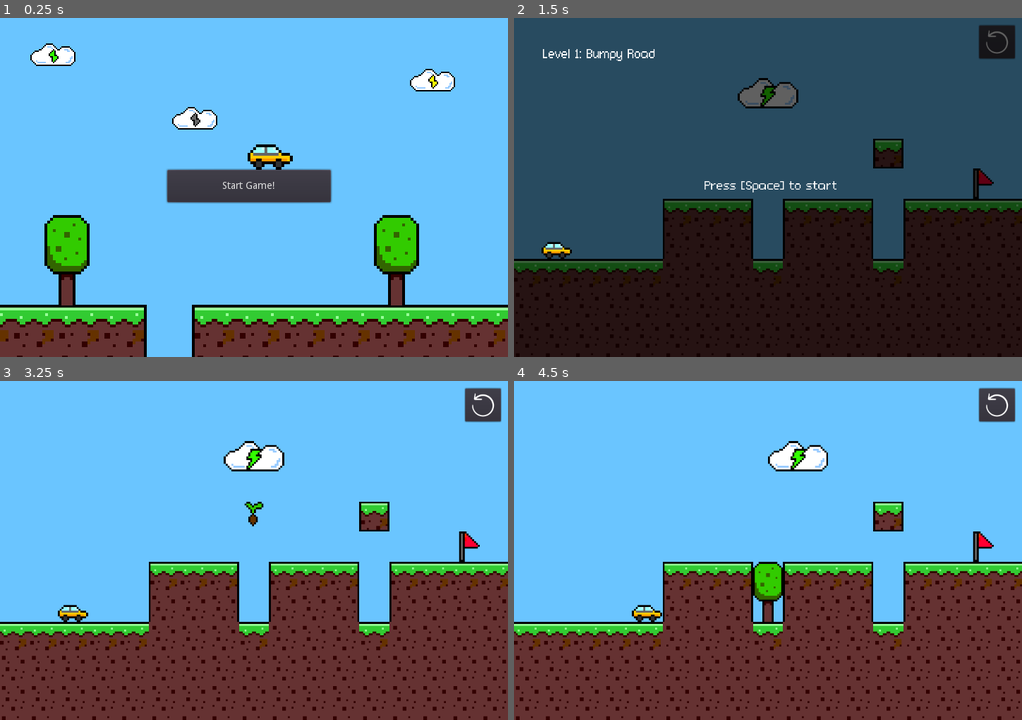
Above: before the commit, frames 1-4 (two rows, left to right).
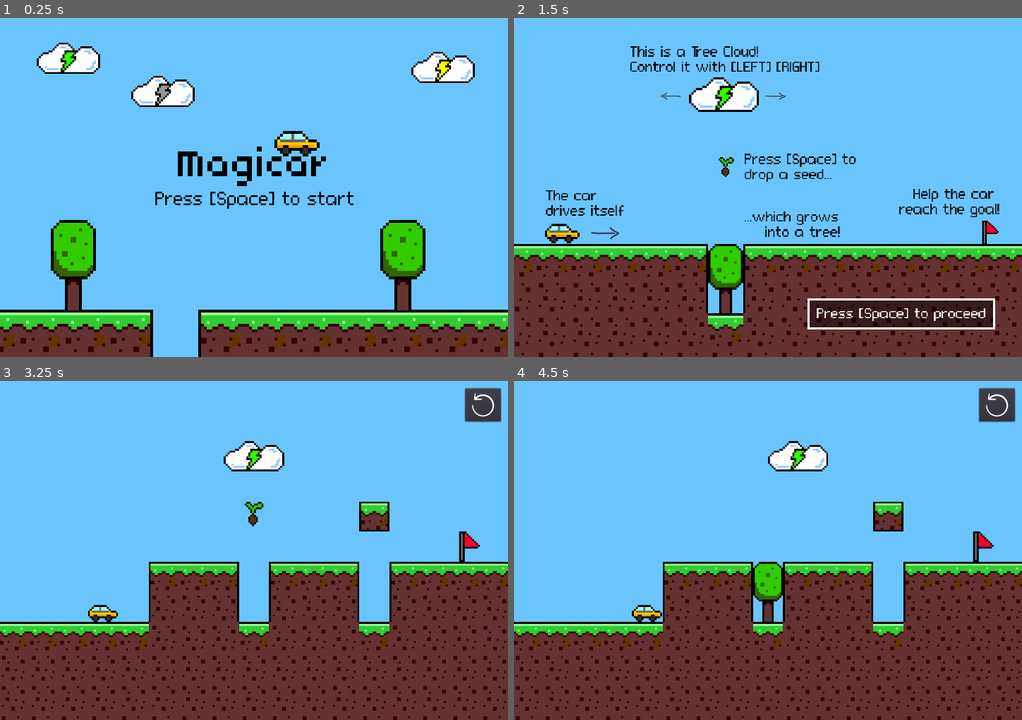
Above: after the commit, the same moments.

Repository: shiroxkuro77/Gamecraft2022
Game: Godot game, scene res://scene/game_start.tscn
Same seed, same stepped clock (60 frames per second), same inputs: the game is played once before the commit and once after it.
Inputs (mouse positions are in pixels of both pictures, inside the frame that each line leads up to):
- Up to frame 1 (0.25 s): no input
- Up to frame 2 (1.5 s): click (762, 187) at 0.5 s, where only the run before the commit has a clickable "Start Game!"; tap Space (execute) at 1.25 s; hold Right (move_right) from 1.28 s (still down); tap C (c) at 1.35 s
- Up to frame 3 (3.25 s): tap Space (execute) at 1.55, 2.75, 2.85 s; release Right (move_right) at 2 s; click (482, 404) at 2 s; hold Left (move_left) from 2.78 s (still down); tap X (x) at 3.05 s
- Up to frame 4 (4.5 s): release Left (move_left) at 3.53 s; hold Right (move_right) from 3.53 s (still down); tap X (x) at 3.6 s; tap Z (z) at 3.8, 4.35 s

The runs differ from the first frame. In frame 1, 18% of the frame differs, in the area x 0-100%, y 7-100%; in frame 2, 96%, in the area x 0-100%, y 0-100%; in frame 3, 0.4%; in frame 4, nothing differs.

Commit message:
updated game start scene

Diff:
--- a/scene/game_start.tscn
+++ b/scene/game_start.tscn
@@ -1,19 +1,20 @@
-[gd_scene load_steps=15 format=2]
+[gd_scene load_steps=18 format=2]
 
 [ext_resource path="res://script/game_start.gd" type="Script" id=1]
-[ext_resource path="res://fonts/poco/Poco.tres" type="DynamicFont" id=2]
-[ext_resource path="res://assets/clouds/cloud-grey(128x64).png" type="Texture" id=3]
-[ext_resource path="res://assets/clouds/cloud-green(128x64).png" type="Texture" id=4]
+[ext_resource path="res://assets/clouds/cloud-yellow-v2(128x64).png" type="Texture" id=3]
+[ext_resource path="res://assets/clouds/cloud-grey-v2(128x64).png" type="Texture" id=4]
 [ext_resource path="res://assets/trees/tree(64x128).png" type="Texture" id=5]
-[ext_resource path="res://assets/clouds/cloud-yellow(128x64).png" type="Texture" id=6]
+[ext_resource path="res://assets/clouds/cloud-green-v2(128x64).png" type="Texture" id=6]
 [ext_resource path="res://assets/terrain/land_terrain(16x16).png" type="Texture" id=7]
+[ext_resource path="res://fonts/connection/Connection.otf" type="DynamicFontData" id=8]
 [ext_resource path="res://assets/terrain/land_terrain(64x64).png" type="Texture" id=9]
 [ext_resource path="res://assets/Background_2.png" type="Texture" id=10]
 [ext_resource path="res://assets/car/car(64x64).png" type="Texture" id=11]
+[ext_resource path="res://fonts/poco/Poco.ttf" type="DynamicFontData" id=12]
 
 [sub_resource type="Animation" id=7]
 resource_name = "CarAnimation"
-length = 1.4
+length = 1.2
 loop = true
 tracks/0/type = "value"
 tracks/0/path = NodePath("CarSprite:position")
@@ -22,10 +23,10 @@
 tracks/0/imported = false
 tracks/0/enabled = true
 tracks/0/keys = {
-"times": PoolRealArray( 0, 0.7, 1.4 ),
+"times": PoolRealArray( 0, 0.6, 1.2 ),
 "transitions": PoolRealArray( 1, 1, 1 ),
 "update": 0,
-"values": [ Vector2( 365, 183 ), Vector2( 415, 183 ), Vector2( 365, 183 ) ]
+"values": [ Vector2( 394, 157 ), Vector2( 437, 157 ), Vector2( 394, 157 ) ]
 }
 
 [sub_resource type="Animation" id=8]
@@ -257,16 +258,17 @@
 13/shapes = [  ]
 13/z_index = 0
 
+[sub_resource type="DynamicFont" id=10]
+size = 70
+font_data = ExtResource( 12 )
+
+[sub_resource type="DynamicFont" id=11]
+size = 24
+font_data = ExtResource( 8 )
+
 [node name="Control2" type="Node2D"]
+position = Vector2( 9, 7 )
 script = ExtResource( 1 )
-
-[node name="Button" type="Button" parent="."]
-margin_left = 237.0
-margin_top = 215.0
-margin_right = 469.0
-margin_bottom = 261.0
-text = "Start Game!"
-script = ExtResource( 2 )
 
 [node name="AnimationPlayer" type="AnimationPlayer" parent="."]
 autoplay = "CarAnimation"
@@ -274,6 +276,7 @@
 anims/RESET = SubResource( 8 )
 
 [node name="Sky Bg" type="TileMap" parent="."]
+position = Vector2( -10, 0 )
 z_index = -5
 tile_set = SubResource( 5 )
 cell_size = Vector2( 16, 16 )
@@ -295,23 +298,43 @@
 position = Vector2( 562, 343 )
 texture = ExtResource( 5 )
 
+[node name="TreeCloudSprite" type="Sprite" parent="."]
+position = Vector2( 88, 50 )
+scale = Vector2( 0.7, 0.7 )
+texture = ExtResource( 6 )
+
+[node name="LightningCloudSprite" type="Sprite" parent="."]
+position = Vector2( 619, 63 )
+scale = Vector2( 0.7, 0.7 )
+texture = ExtResource( 3 )
+
+[node name="TornadoCloudSprite" type="Sprite" parent="."]
+position = Vector2( 222, 97 )
+scale = Vector2( 0.7, 0.7 )
+texture = ExtResource( 4 )
+
+[node name="TitleLbl" type="Label" parent="."]
+margin_left = 243.0
+margin_top = 140.0
+margin_right = 460.0
+margin_bottom = 224.0
+rect_pivot_offset = Vector2( 244, 13 )
+custom_colors/font_color = Color( 0, 0, 0, 1 )
+custom_colors/font_outline_modulate = Color( 0, 0, 0, 1 )
+custom_fonts/font = SubResource( 10 )
+text = "Magicar"
+
 [node name="CarSprite" type="Sprite" parent="."]
 position = Vector2( 415, 183 )
 texture = ExtResource( 11 )
 
-[node name="TreeCloudSprite" type="Sprite" parent="."]
-position = Vector2( 75, 52 )
-scale = Vector2( 0.5, 0.5 )
-texture = ExtResource( 4 )
-
-[node name="LightningCloudSprite" type="Sprite" parent="."]
-position = Vector2( 613, 88 )
-scale = Vector2( 0.5, 0.5 )
-texture = ExtResource( 6 )
-
-[node name="TornadoCloudSprite" type="Sprite" parent="."]
-position = Vector2( 276, 142 )
-scale = Vector2( 0.5, 0.5 )
-texture = ExtResource( 3 )
-
-[connection signal="pressed" from="Button" to="." method="_on_start_game_button_pressed"]
+[node name="PressSpaceLbl" type="Label" parent="."]
+margin_left = 210.0
+margin_top = 237.0
+margin_right = 483.0
+margin_bottom = 290.0
+rect_pivot_offset = Vector2( 244, 13 )
+custom_colors/font_color = Color( 0, 0, 0, 1 )
+custom_colors/font_outline_modulate = Color( 0, 0, 0, 1 )
+custom_fonts/font = SubResource( 11 )
+text = "Press [Space] to start"
--- a/script/game_start.gd
+++ b/script/game_start.gd
@@ -7,5 +7,7 @@
 	OS.set_window_position(screen_size*0.5 - window_size*0.5)
 
 
-func _on_start_game_button_pressed():
-	get_tree().change_scene("res://scene/instructions_level_1.tscn")
+# Called every frame. 'delta' is the elapsed time since the previous frame.
+func _process(delta):
+	if Input.is_action_just_released("execute"):
+		get_tree().change_scene("res://scene/instructions_level_1.tscn")
